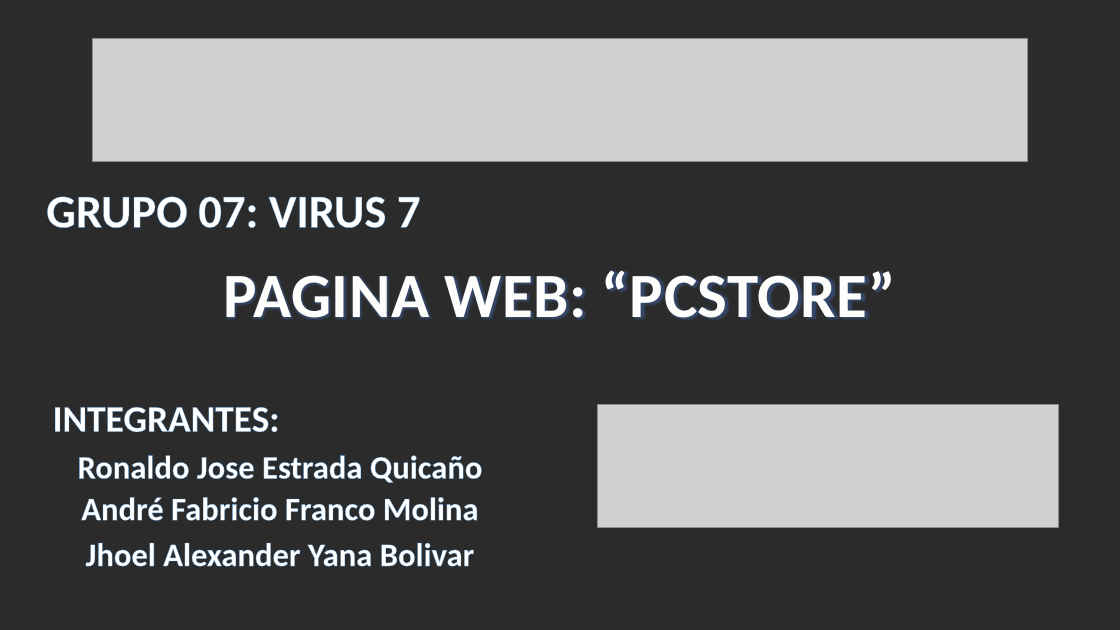
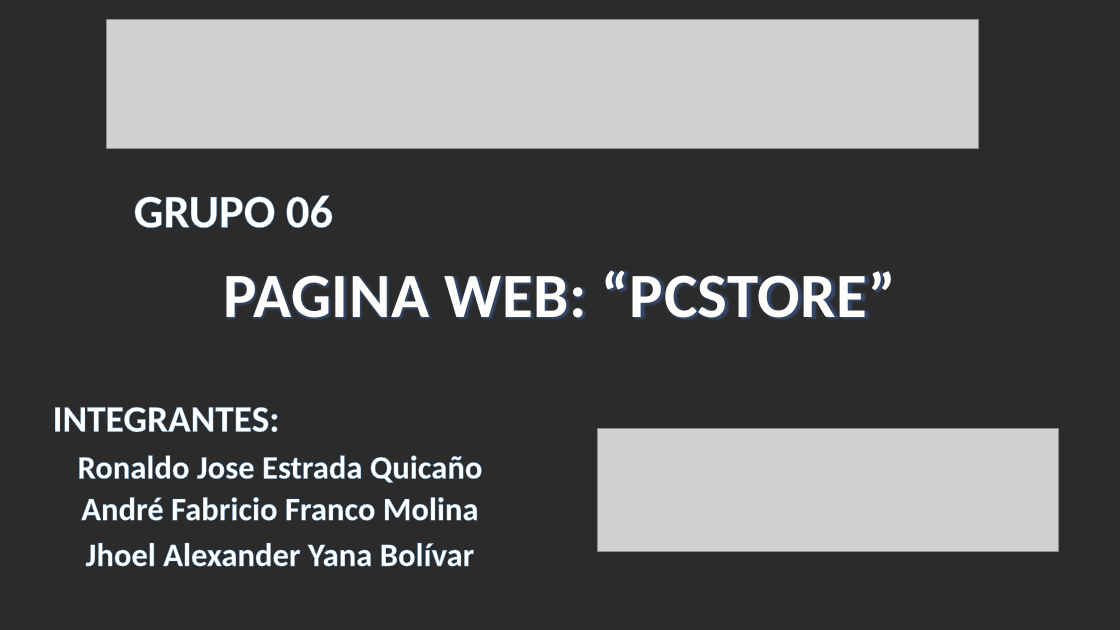
Before and after one commit to ronaldoestrada/PROYECTO-LENGUAJES, a slide deck: slide 1 of PCSTORE.pptx. Drawn at 1120x630 pixels with LibreOffice and Linux fonts; fonts in the diff are those of the drawing; grey boxes stand for pictures; background and template pictures are left out; a plain dark background stands for a picture behind light text. Boxes give left, top, right and bottom in pixels: in the first picture for what was removed or moved away, otherwise in the second. Text is boxed around its words. In the diff, an @@ line names an element or a change of style, - is before the commit and + after.

Commit message:
Add files via upload
ppt presentación final

```diff
--- a/PCSTORE.pptx
+++ b/PCSTORE.pptx
@@ picture: place and size @@
-picture at [92,39,1028,162]
+picture at [106,19,979,148]
@@ text at [134,195,333,228]: text changed @@
-GRUPO 07: VIRUS 7
+GRUPO 06
@@ picture: place and size @@
-picture at [598,404,1059,528]
+picture at [598,429,1059,552]
@@ text at [86,543,475,567]: text changed @@
-Jhoel Alexander Yana Bolivar
+Jhoel Alexander Yana Bolívar
```
Also in this commit, not shown: 3 slides added, 2 slides removed.
